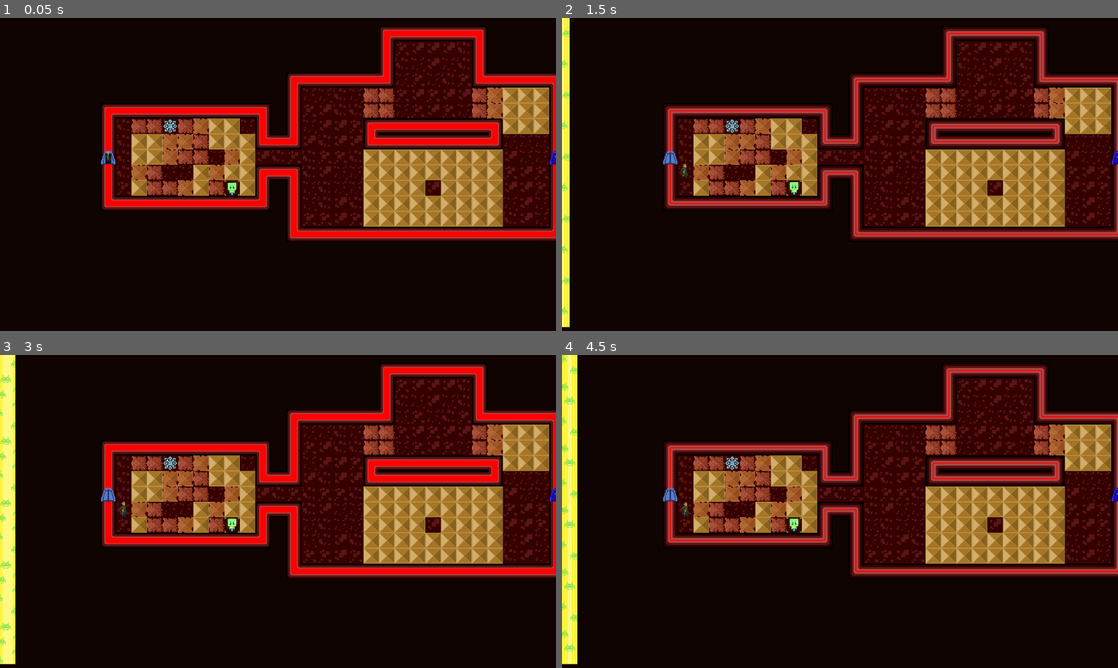
Above: before the commit, frames 1-4 (two rows, left to right).
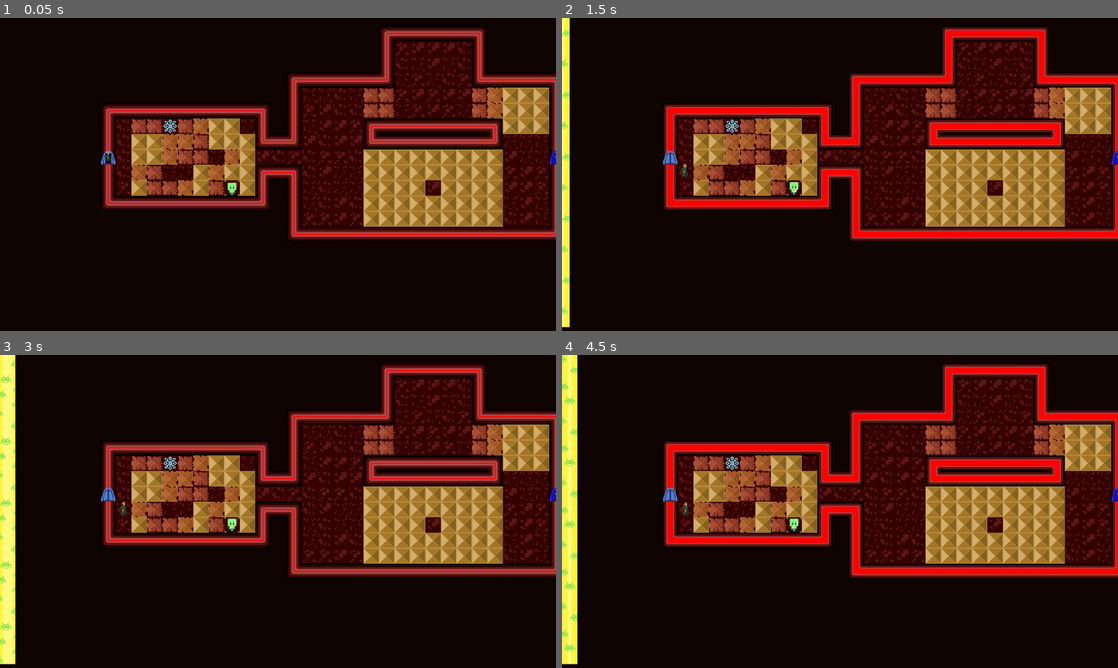
Above: after the commit, the same moments.

Repository: kwananak/GridGame
Game: Godot game, scene res://Scenes/Levels/Level4.tscn
Same seed, same stepped clock (60 frames per second), same inputs: the game is played once before the commit and once after it. This scene is started directly instead of the project's main scene.
Inputs:
- Up to frame 1 (0.05 s): no input
- Up to frame 2 (1.5 s): tap Enter at 0.5 s; hold D (right) 0.53-1.28 s; tap Space at 0.77 s; hold S (down) from 1.28 s (still down)
- Up to frame 3 (3 s): tap Space at 1.52 s; release S (down) at 2.03 s; hold D (right) 2.03-2.78 s; hold W (up) from 2.78 s (still down)
- Up to frame 4 (4.5 s): tap Space at 3.02, 3.77 s; release W (up) at 3.53 s; hold A (left) from 3.53 s (still down)

The runs differ from the first frame. In frame 1, 10% of the frame differs, in the area x 18-100%, y 2-72%; in frame 2, 10%; in frame 3, 10%; in frame 4, 10%.
Error in both runs: Invalid access to property or key 'position' on a base object of type 'null instance'. (res://Scripts/level_manager.gd:90)

Commit message:
changed wall textures

Diff:
--- a/Scenes/Levels/Level4.tscn
+++ b/Scenes/Levels/Level4.tscn
@@ -4,12 +4,12 @@
 [ext_resource type="PackedScene" uid="uid://f6ans0klrpqi" path="res://Scenes/Prefabs/ui.tscn" id="2_w3ish"]
 [ext_resource type="PackedScene" uid="uid://cvjovpe2p6kot" path="res://Scenes/Prefabs/firewall.tscn" id="3_rg0ha"]
 [ext_resource type="PackedScene" uid="uid://bjmgb6nib47p2" path="res://Scenes/Prefabs/player.tscn" id="4_cye8u"]
-[ext_resource type="PackedScene" uid="uid://b1a5i0fukoe5k" path="res://Scenes/Tiles/end_tile.tscn" id="4_yo5bk"]
+[ext_resource type="PackedScene" uid="uid://b1a5i0fukoe5k" path="res://Scenes/Tiles/Environment/end_tile.tscn" id="4_yo5bk"]
 [ext_resource type="PackedScene" uid="uid://c4u78iqhrfrx5" path="res://Scenes/Tiles/door_tile.tscn" id="5_fwrhp"]
-[ext_resource type="PackedScene" uid="uid://cucuq7j1dctnn" path="res://Scenes/Tiles/start_tile.tscn" id="5_t63h7"]
-[ext_resource type="PackedScene" uid="uid://b0dhbkmn8vh3a" path="res://Scenes/Tiles/floor_tile.tscn" id="6_dy3nm"]
-[ext_resource type="PackedScene" uid="uid://cd0glhsrlf1wm" path="res://Scenes/Tiles/wall_tile.tscn" id="7_dl783"]
-[ext_resource type="PackedScene" uid="uid://c63cfkhl1phmo" path="res://Scenes/Tiles/corner_wall_tile.tscn" id="8_0tdeb"]
+[ext_resource type="PackedScene" uid="uid://cucuq7j1dctnn" path="res://Scenes/Tiles/Environment/start_tile.tscn" id="5_t63h7"]
+[ext_resource type="PackedScene" uid="uid://b0dhbkmn8vh3a" path="res://Scenes/Tiles/Environment/floor_tile.tscn" id="6_dy3nm"]
+[ext_resource type="PackedScene" uid="uid://cd0glhsrlf1wm" path="res://Scenes/Tiles/Environment/wall_tile.tscn" id="7_dl783"]
+[ext_resource type="PackedScene" uid="uid://c63cfkhl1phmo" path="res://Scenes/Tiles/Environment/corner_wall_tile.tscn" id="8_0tdeb"]
 [ext_resource type="PackedScene" uid="uid://dqwkeaeqm4sj6" path="res://Scenes/Tiles/hardened_tile.tscn" id="9_c2ajx"]
 [ext_resource type="PackedScene" uid="uid://cikyqgvo7hc8p" path="res://Scenes/Tiles/key_tile.tscn" id="10_sufps"]
 [ext_resource type="PackedScene" uid="uid://cqafjth10skg2" path="res://Scenes/Tiles/freeze_tile.tscn" id="11_5mkme"]
--- a/Scenes/Prefabs/player.tscn
+++ b/Scenes/Prefabs/player.tscn
@@ -1,7 +1,7 @@
 [gd_scene load_steps=9 format=3 uid="uid://bjmgb6nib47p2"]
 
 [ext_resource type="Script" path="res://Scripts/player.gd" id="1_4axeg"]
-[ext_resource type="Texture2D" uid="uid://lqm87vlkdwif" path="res://Sprites/spr_sheet_hero_green_coat.png" id="2_n827d"]
+[ext_resource type="Texture2D" uid="uid://lqm87vlkdwif" path="res://Sprites/hero_green_coat.png" id="2_n827d"]
 
 [sub_resource type="RectangleShape2D" id="RectangleShape2D_ab277"]
 size = Vector2(30, 30)
--- a/Scenes/Tiles/corner_wall_tile.tscn
+++ b/Scenes/Tiles/Environment/corner_wall_tile.tscn
@@ -1,36 +1,36 @@
 [gd_scene load_steps=7 format=3 uid="uid://c63cfkhl1phmo"]
 
-[ext_resource type="Texture2D" uid="uid://uydge2yiga82" path="res://Sprites/Environnement_sheet_1.png" id="1_631m0"]
+[ext_resource type="Texture2D" uid="uid://b5ndllrraq1r3" path="res://Sprites/testing_environnement.png" id="1_xiow4"]
 
 [sub_resource type="RectangleShape2D" id="RectangleShape2D_pb7ci"]
 size = Vector2(32, 32)
 
-[sub_resource type="AtlasTexture" id="AtlasTexture_3dnf7"]
-atlas = ExtResource("1_631m0")
-region = Rect2(16, 112, 32, 32)
+[sub_resource type="AtlasTexture" id="AtlasTexture_1wlmc"]
+atlas = ExtResource("1_xiow4")
+region = Rect2(224, 32, 32, 32)
 
-[sub_resource type="AtlasTexture" id="AtlasTexture_40nns"]
-atlas = ExtResource("1_631m0")
-region = Rect2(64, 112, 32, 32)
+[sub_resource type="AtlasTexture" id="AtlasTexture_l4lfr"]
+atlas = ExtResource("1_xiow4")
+region = Rect2(96, 32, 32, 32)
 
-[sub_resource type="AtlasTexture" id="AtlasTexture_t5lgw"]
-atlas = ExtResource("1_631m0")
-region = Rect2(112, 112, 32, 32)
+[sub_resource type="AtlasTexture" id="AtlasTexture_xwdyk"]
+atlas = ExtResource("1_xiow4")
+region = Rect2(64, 32, 32, 32)
 
 [sub_resource type="SpriteFrames" id="SpriteFrames_q1gjo"]
 animations = [{
 "frames": [{
 "duration": 1.0,
-"texture": SubResource("AtlasTexture_3dnf7")
+"texture": SubResource("AtlasTexture_1wlmc")
 }, {
 "duration": 1.0,
-"texture": SubResource("AtlasTexture_40nns")
+"texture": SubResource("AtlasTexture_l4lfr")
 }, {
 "duration": 1.0,
-"texture": SubResource("AtlasTexture_t5lgw")
+"texture": SubResource("AtlasTexture_xwdyk")
 }, {
 "duration": 1.0,
-"texture": SubResource("AtlasTexture_40nns")
+"texture": SubResource("AtlasTexture_l4lfr")
 }],
 "loop": true,
 "name": &"default",
--- a/Scenes/Tiles/end_tile.tscn
+++ b/Scenes/Tiles/Environment/end_tile.tscn
@@ -1,37 +1,37 @@
 [gd_scene load_steps=8 format=3 uid="uid://b1a5i0fukoe5k"]
 
 [ext_resource type="Script" path="res://Scripts/end_tile.gd" id="1_o5kho"]
-[ext_resource type="Texture2D" uid="uid://uydge2yiga82" path="res://Sprites/Environnement_sheet_1.png" id="1_o25r2"]
+[ext_resource type="Texture2D" uid="uid://b5ndllrraq1r3" path="res://Sprites/testing_environnement.png" id="2_nxcjk"]
 
 [sub_resource type="RectangleShape2D" id="RectangleShape2D_f7yg6"]
 size = Vector2(32, 32)
 
-[sub_resource type="AtlasTexture" id="AtlasTexture_i6fgg"]
-atlas = ExtResource("1_o25r2")
-region = Rect2(16, 16, 32, 32)
+[sub_resource type="AtlasTexture" id="AtlasTexture_0oicd"]
+atlas = ExtResource("2_nxcjk")
+region = Rect2(64, 0, 32, 32)
 
-[sub_resource type="AtlasTexture" id="AtlasTexture_qh4k2"]
-atlas = ExtResource("1_o25r2")
-region = Rect2(64, 16, 32, 32)
+[sub_resource type="AtlasTexture" id="AtlasTexture_sxx3q"]
+atlas = ExtResource("2_nxcjk")
+region = Rect2(32, 0, 32, 32)
 
-[sub_resource type="AtlasTexture" id="AtlasTexture_epnfn"]
-atlas = ExtResource("1_o25r2")
-region = Rect2(112, 16, 32, 32)
+[sub_resource type="AtlasTexture" id="AtlasTexture_2m3ue"]
+atlas = ExtResource("2_nxcjk")
+region = Rect2(0, 0, 32, 32)
 
 [sub_resource type="SpriteFrames" id="SpriteFrames_xxkm2"]
 animations = [{
 "frames": [{
 "duration": 1.0,
-"texture": SubResource("AtlasTexture_i6fgg")
+"texture": SubResource("AtlasTexture_0oicd")
 }, {
 "duration": 1.0,
-"texture": SubResource("AtlasTexture_qh4k2")
+"texture": SubResource("AtlasTexture_sxx3q")
 }, {
 "duration": 1.0,
-"texture": SubResource("AtlasTexture_epnfn")
+"texture": SubResource("AtlasTexture_2m3ue")
 }, {
 "duration": 1.0,
-"texture": SubResource("AtlasTexture_qh4k2")
+"texture": SubResource("AtlasTexture_sxx3q")
 }],
 "loop": true,
 "name": &"default",
--- /dev/null
+++ b/Scenes/Tiles/Environment/end_wall_tile.tscn
@@ -0,0 +1,48 @@
+[gd_scene load_steps=7 format=3 uid="uid://b8afj4mc7ywsk"]
+
+[ext_resource type="Texture2D" uid="uid://b5ndllrraq1r3" path="res://Sprites/testing_environnement.png" id="1_ubal2"]
+
+[sub_resource type="RectangleShape2D" id="RectangleShape2D_pb7ci"]
+size = Vector2(32, 32)
+
+[sub_resource type="AtlasTexture" id="AtlasTexture_1t8rh"]
+atlas = ExtResource("1_ubal2")
+region = Rect2(192, 32, 32, 32)
+
+[sub_resource type="AtlasTexture" id="AtlasTexture_4vc2x"]
+atlas = ExtResource("1_ubal2")
+region = Rect2(160, 32, 32, 32)
+
+[sub_resource type="AtlasTexture" id="AtlasTexture_vie6s"]
+atlas = ExtResource("1_ubal2")
+region = Rect2(128, 32, 32, 32)
+
+[sub_resource type="SpriteFrames" id="SpriteFrames_q1gjo"]
+animations = [{
+"frames": [{
+"duration": 1.0,
+"texture": SubResource("AtlasTexture_1t8rh")
+}, {
+"duration": 1.0,
+"texture": SubResource("AtlasTexture_4vc2x")
+}, {
+"duration": 1.0,
+"texture": SubResource("AtlasTexture_vie6s")
+}, {
+"duration": 1.0,
+"texture": SubResource("AtlasTexture_4vc2x")
+}],
+"loop": true,
+"name": &"default",
+"speed": 4.0
+}]
+
+[node name="EndWallTile" type="Area2D" groups=["AStarGridSolid"]]
+
+[node name="CollisionShape2D" type="CollisionShape2D" parent="."]
+shape = SubResource("RectangleShape2D_pb7ci")
+
+[node name="AnimatedSprite2D" type="AnimatedSprite2D" parent="."]
+sprite_frames = SubResource("SpriteFrames_q1gjo")
+autoplay = "default"
+frame_progress = 0.662962
--- a/Scenes/Tiles/floor_tile.tscn
+++ b/Scenes/Tiles/Environment/floor_tile.tscn
@@ -1,41 +1,41 @@
 [gd_scene load_steps=9 format=3 uid="uid://b0dhbkmn8vh3a"]
 
 [ext_resource type="Script" path="res://Scripts/floor_tile.gd" id="1_gkt3h"]
-[ext_resource type="Texture2D" uid="uid://uydge2yiga82" path="res://Sprites/Environnement_sheet_1.png" id="2_1fgl3"]
+[ext_resource type="Texture2D" uid="uid://b5ndllrraq1r3" path="res://Sprites/testing_environnement.png" id="2_e8gai"]
 
 [sub_resource type="RectangleShape2D" id="RectangleShape2D_f7yg6"]
 size = Vector2(32, 32)
 
-[sub_resource type="AtlasTexture" id="AtlasTexture_7svu8"]
-atlas = ExtResource("2_1fgl3")
-region = Rect2(160, 16, 32, 32)
+[sub_resource type="AtlasTexture" id="AtlasTexture_yo7gm"]
+atlas = ExtResource("2_e8gai")
+region = Rect2(128, 0, 32, 32)
 
-[sub_resource type="AtlasTexture" id="AtlasTexture_gxhco"]
-atlas = ExtResource("2_1fgl3")
-region = Rect2(208, 16, 32, 32)
+[sub_resource type="AtlasTexture" id="AtlasTexture_w2661"]
+atlas = ExtResource("2_e8gai")
+region = Rect2(160, 0, 32, 32)
 
-[sub_resource type="AtlasTexture" id="AtlasTexture_2clr8"]
-atlas = ExtResource("2_1fgl3")
-region = Rect2(256, 16, 32, 32)
+[sub_resource type="AtlasTexture" id="AtlasTexture_suh5h"]
+atlas = ExtResource("2_e8gai")
+region = Rect2(192, 0, 32, 32)
 
-[sub_resource type="AtlasTexture" id="AtlasTexture_kd4xa"]
-atlas = ExtResource("2_1fgl3")
-region = Rect2(304, 16, 32, 32)
+[sub_resource type="AtlasTexture" id="AtlasTexture_8j7d3"]
+atlas = ExtResource("2_e8gai")
+region = Rect2(224, 0, 32, 32)
 
 [sub_resource type="SpriteFrames" id="SpriteFrames_2fsjd"]
 animations = [{
 "frames": [{
 "duration": 1.0,
-"texture": SubResource("AtlasTexture_7svu8")
+"texture": SubResource("AtlasTexture_yo7gm")
 }, {
 "duration": 1.0,
-"texture": SubResource("AtlasTexture_gxhco")
+"texture": SubResource("AtlasTexture_w2661")
 }, {
 "duration": 1.0,
-"texture": SubResource("AtlasTexture_2clr8")
+"texture": SubResource("AtlasTexture_suh5h")
 }, {
 "duration": 1.0,
-"texture": SubResource("AtlasTexture_kd4xa")
+"texture": SubResource("AtlasTexture_8j7d3")
 }],
 "loop": true,
 "name": &"default",
@@ -52,4 +52,3 @@
 
 [node name="AnimatedSprite2D" type="AnimatedSprite2D" parent="."]
 sprite_frames = SubResource("SpriteFrames_2fsjd")
-frame = 3
--- a/Scenes/Tiles/start_tile.tscn
+++ b/Scenes/Tiles/Environment/start_tile.tscn
@@ -1,37 +1,37 @@
 [gd_scene load_steps=13 format=3 uid="uid://cucuq7j1dctnn"]
 
 [ext_resource type="Texture2D" uid="uid://bpiw4nr26ki61" path="res://Sprites/Door_sheet_1.png" id="1_44hwa"]
-[ext_resource type="Texture2D" uid="uid://uydge2yiga82" path="res://Sprites/Environnement_sheet_1.png" id="1_jcm4g"]
+[ext_resource type="Texture2D" uid="uid://b5ndllrraq1r3" path="res://Sprites/testing_environnement.png" id="1_50e2p"]
 
 [sub_resource type="RectangleShape2D" id="RectangleShape2D_f7yg6"]
 size = Vector2(32, 32)
 
-[sub_resource type="AtlasTexture" id="AtlasTexture_i6fgg"]
-atlas = ExtResource("1_jcm4g")
-region = Rect2(16, 16, 32, 32)
+[sub_resource type="AtlasTexture" id="AtlasTexture_wq825"]
+atlas = ExtResource("1_50e2p")
+region = Rect2(64, 0, 32, 32)
 
-[sub_resource type="AtlasTexture" id="AtlasTexture_qh4k2"]
-atlas = ExtResource("1_jcm4g")
-region = Rect2(64, 16, 32, 32)
+[sub_resource type="AtlasTexture" id="AtlasTexture_qmofo"]
+atlas = ExtResource("1_50e2p")
+region = Rect2(32, 0, 32, 32)
 
-[sub_resource type="AtlasTexture" id="AtlasTexture_epnfn"]
-atlas = ExtResource("1_jcm4g")
-region = Rect2(112, 16, 32, 32)
+[sub_resource type="AtlasTexture" id="AtlasTexture_riqnr"]
+atlas = ExtResource("1_50e2p")
+region = Rect2(0, 0, 32, 32)
 
 [sub_resource type="SpriteFrames" id="SpriteFrames_0pobe"]
 animations = [{
 "frames": [{
 "duration": 1.0,
-"texture": SubResource("AtlasTexture_i6fgg")
+"texture": SubResource("AtlasTexture_wq825")
 }, {
 "duration": 1.0,
-"texture": SubResource("AtlasTexture_qh4k2")
+"texture": SubResource("AtlasTexture_qmofo")
 }, {
 "duration": 1.0,
-"texture": SubResource("AtlasTexture_epnfn")
+"texture": SubResource("AtlasTexture_riqnr")
 }, {
 "duration": 1.0,
-"texture": SubResource("AtlasTexture_qh4k2")
+"texture": SubResource("AtlasTexture_qmofo")
 }],
 "loop": true,
 "name": &"default",
--- /dev/null
+++ b/Scenes/Tiles/Environment/t_wall_tile.tscn
@@ -0,0 +1,48 @@
+[gd_scene load_steps=7 format=3 uid="uid://crmwdf0vkih3"]
+
+[ext_resource type="Texture2D" uid="uid://b5ndllrraq1r3" path="res://Sprites/testing_environnement.png" id="1_k7bm4"]
+
+[sub_resource type="RectangleShape2D" id="RectangleShape2D_pb7ci"]
+size = Vector2(32, 32)
+
+[sub_resource type="AtlasTexture" id="AtlasTexture_3fxc8"]
+atlas = ExtResource("1_k7bm4")
+region = Rect2(64, 64, 32, 32)
+
+[sub_resource type="AtlasTexture" id="AtlasTexture_rnrax"]
+atlas = ExtResource("1_k7bm4")
+region = Rect2(32, 64, 32, 32)
+
+[sub_resource type="AtlasTexture" id="AtlasTexture_vfyy1"]
+atlas = ExtResource("1_k7bm4")
+region = Rect2(0, 64, 32, 32)
+
+[sub_resource type="SpriteFrames" id="SpriteFrames_q1gjo"]
+animations = [{
+"frames": [{
+"duration": 1.0,
+"texture": SubResource("AtlasTexture_3fxc8")
+}, {
+"duration": 1.0,
+"texture": SubResource("AtlasTexture_rnrax")
+}, {
+"duration": 1.0,
+"texture": SubResource("AtlasTexture_vfyy1")
+}, {
+"duration": 1.0,
+"texture": SubResource("AtlasTexture_rnrax")
+}],
+"loop": true,
+"name": &"default",
+"speed": 4.0
+}]
+
+[node name="TWallTile" type="Area2D" groups=["AStarGridSolid"]]
+
+[node name="CollisionShape2D" type="CollisionShape2D" parent="."]
+shape = SubResource("RectangleShape2D_pb7ci")
+
+[node name="AnimatedSprite2D" type="AnimatedSprite2D" parent="."]
+sprite_frames = SubResource("SpriteFrames_q1gjo")
+autoplay = "default"
+frame_progress = 0.980621
--- a/Scenes/Tiles/wall_tile.tscn
+++ b/Scenes/Tiles/Environment/wall_tile.tscn
@@ -1,36 +1,36 @@
 [gd_scene load_steps=7 format=3 uid="uid://cd0glhsrlf1wm"]
 
-[ext_resource type="Texture2D" uid="uid://uydge2yiga82" path="res://Sprites/Environnement_sheet_1.png" id="1_wmew4"]
+[ext_resource type="Texture2D" uid="uid://b5ndllrraq1r3" path="res://Sprites/testing_environnement.png" id="1_pfs40"]
 
 [sub_resource type="RectangleShape2D" id="RectangleShape2D_pb7ci"]
 size = Vector2(32, 32)
 
-[sub_resource type="AtlasTexture" id="AtlasTexture_70gwp"]
-atlas = ExtResource("1_wmew4")
-region = Rect2(16, 64, 32, 32)
+[sub_resource type="AtlasTexture" id="AtlasTexture_w2fio"]
+atlas = ExtResource("1_pfs40")
+region = Rect2(32, 32, 32, 32)
 
-[sub_resource type="AtlasTexture" id="AtlasTexture_bg7ud"]
-atlas = ExtResource("1_wmew4")
-region = Rect2(64, 64, 32, 32)
+[sub_resource type="AtlasTexture" id="AtlasTexture_p4eh0"]
+atlas = ExtResource("1_pfs40")
+region = Rect2(0, 32, 32, 32)
 
-[sub_resource type="AtlasTexture" id="AtlasTexture_jdn7j"]
-atlas = ExtResource("1_wmew4")
-region = Rect2(112, 64, 32, 32)
+[sub_resource type="AtlasTexture" id="AtlasTexture_vydj4"]
+atlas = ExtResource("1_pfs40")
+region = Rect2(96, 0, 32, 32)
 
 [sub_resource type="SpriteFrames" id="SpriteFrames_q1gjo"]
 animations = [{
 "frames": [{
 "duration": 1.0,
-"texture": SubResource("AtlasTexture_70gwp")
+"texture": SubResource("AtlasTexture_w2fio")
 }, {
 "duration": 1.0,
-"texture": SubResource("AtlasTexture_bg7ud")
+"texture": SubResource("AtlasTexture_p4eh0")
 }, {
 "duration": 1.0,
-"texture": SubResource("AtlasTexture_jdn7j")
+"texture": SubResource("AtlasTexture_vydj4")
 }, {
 "duration": 1.0,
-"texture": SubResource("AtlasTexture_bg7ud")
+"texture": SubResource("AtlasTexture_p4eh0")
 }],
 "loop": true,
 "name": &"default",
--- a/Scenes/test_level.tscn
+++ b/Scenes/test_level.tscn
@@ -3,9 +3,9 @@
 [ext_resource type="PackedScene" uid="uid://dhqr3k2csmslo" path="res://Scenes/Prefabs/level_manager.tscn" id="1_g16cn"]
 [ext_resource type="PackedScene" uid="uid://cvjovpe2p6kot" path="res://Scenes/Prefabs/firewall.tscn" id="2_5c0d4"]
 [ext_resource type="PackedScene" uid="uid://f6ans0klrpqi" path="res://Scenes/Prefabs/ui.tscn" id="2_fufk3"]
-[ext_resource type="PackedScene" uid="uid://b1a5i0fukoe5k" path="res://Scenes/Tiles/end_tile.tscn" id="3_imbq2"]
+[ext_resource type="PackedScene" uid="uid://b1a5i0fukoe5k" path="res://Scenes/Tiles/Environment/end_tile.tscn" id="3_imbq2"]
 [ext_resource type="PackedScene" uid="uid://bjmgb6nib47p2" path="res://Scenes/Prefabs/player.tscn" id="3_thwdk"]
-[ext_resource type="PackedScene" uid="uid://cucuq7j1dctnn" path="res://Scenes/Tiles/start_tile.tscn" id="5_h5lbe"]
+[ext_resource type="PackedScene" uid="uid://cucuq7j1dctnn" path="res://Scenes/Tiles/Environment/start_tile.tscn" id="5_h5lbe"]
 
 [node name="TestLevel" type="Node2D"]
 
Renamed: Scenes/Prefabs/invisible_wall.tscn -> Scenes/Tiles/Environment/invisible_wall.tscn
Renamed: Sprites/spr_sheet_hero_green_coat.png -> Sprites/hero_green_coat.png
Not shown, added: Sprites/hero_green_coat.png.import
Binary file added: Sprites/testing_environnement.png
Not shown, changed: Sprites/testing_environnement.png.import
